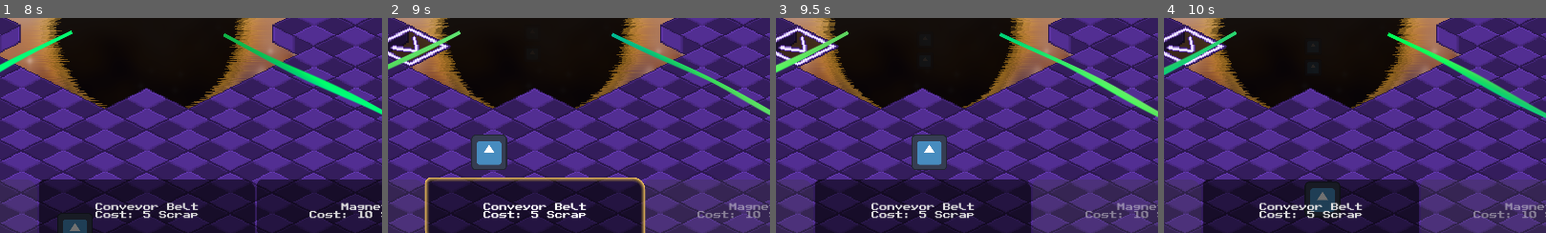
Above: before the commit, frames 1-4 (left to right).
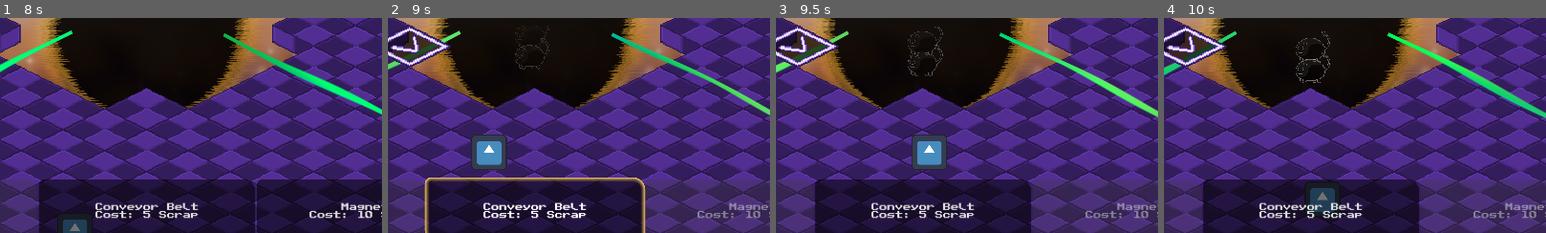
Above: after the commit, the same moments.

Repository: jkostello/Godot-Wild-Jam-69
Game: Godot game, scene res://UI/start_menu.tscn
The game is run twice, just before and just after one commit, with the same random seed, the same clock (stepped at 60 frames per second) and the same inputs. The engine's default icon, where the game draws it, is replaced by a stand-in: a white triangle on a blue panel in a dark square. Sound files missing from this copy of the repository are replaced by a short silence.
Inputs (mouse positions are % of the whole screen's width and height, from its top left):
- Up to frame 1 (8 s): click "Start" at 0.5 s; click "Start" at 1.25 s; tap Enter at 2 s; move the mouse to (72, 45) at 2.02 s; hold D (right) 2.03-2.78 s; tap Space (deselect) at 2.1, 6.6 s; click (72, 45) at 2.17 s; move the mouse to (30, 55) at 2.77 s; hold S (down) 2.78-3.53 s; tap R (rotate) at 2.85, 7.35 s; move the mouse to (60, 28) at 3.52 s; hold D (right) 3.53-4.28 s; tap 1 (select_structure_1) at 3.6 s; move the mouse to (45, 70) at 4.27 s; hold W (up) 4.28-5.03 s; tap 2 (select_structure_2) at 4.35 s; click (45, 70) at 4.42 s; move the mouse to (80, 65) at 5.02 s; hold A (left) 5.03-6.53 s; tap 3 (select_structure_3) at 5.1 s; move the mouse to (20, 35) at 5.77 s; tap 0 at 5.85 s; move the mouse to (55, 50) at 6.52 s; hold S (down) 6.53-7.28 s; click (55, 50) at 6.67 s; move the mouse to (35, 25) at 7.27 s; hold D (right) from 7.28 s (still down)
- Up to frame 2 (9 s): move the mouse to (72, 45) at 8.02 s; release D (right) at 8.03 s; hold W (up) 8.03-8.78 s; tap 1 (select_structure_1) at 8.1 s; move the mouse to (30, 55) at 8.77 s; hold D (right) from 8.78 s (still down); tap 2 (select_structure_2) at 8.85 s; click (30, 55) at 8.92 s
- Up to frame 3 (9.5 s): keep holding D (right)
- Up to frame 4 (10 s): move the mouse to (60, 28) at 9.52 s; release D (right) at 9.53 s; hold S (down) from 9.53 s (still down); tap 3 (select_structure_3) at 9.6 s
The pictures show only the part of the screen within x 31-81%, y 48-98%; the shares and areas given below are measured in that part.

Frame 1 is identical in both runs. In frame 2, 0.5% of the frame differs, in the area x 2-43%, y 3-24%; in frame 3, 0.6%, in the area x 2-44%, y 4-28%; in frame 4, 0.5%.
Error in both runs: Cannot call method 'change_scene_to_file' on a null value. (res://UI/start_menu.gd:24)

Commit message:
animations
the enemy
the enemy
the enemy
the enemy
the enemy
the enemy
the enemy
the enemy
the enemy
the enemy
the enemy
the enemy
the enemy
the enemy
the enemy
the enemy
the enemy
the enemy
the enemy
the enemy
the enemy
the enemy
the enemy

Diff:
--- a/enemy.gd
+++ b/enemy.gd
@@ -17,6 +17,7 @@
 
 func _ready():
 	player = get_tree().get_first_node_in_group("Player")
+	$AnimationPlayer.play("enemy_waddle")
 
 
 func takeDMG(dmg): #Take damage
--- a/enemy.tscn
+++ b/enemy.tscn
@@ -1,7 +1,7 @@
-[gd_scene load_steps=7 format=3 uid="uid://c1agteb2lcosr"]
+[gd_scene load_steps=9 format=3 uid="uid://c1agteb2lcosr"]
 
 [ext_resource type="Script" path="res://enemy.gd" id="1_2offh"]
-[ext_resource type="Texture2D" uid="uid://bx5dvtc0m5646" path="res://icon.svg" id="1_k5c3l"]
+[ext_resource type="Texture2D" uid="uid://cdox67838s1t4" path="res://sprites/ENEMY1-Sheet.png" id="2_i6n2f"]
 [ext_resource type="AudioStream" uid="uid://bljvct71g3gfy" path="res://enemydie.wav" id="3_lkms4"]
 [ext_resource type="AudioStream" uid="uid://baw8v1xbohdqb" path="res://enemyattack.wav" id="3_xrptl"]
 
@@ -11,12 +11,40 @@
 [sub_resource type="CircleShape2D" id="CircleShape2D_r0t7i"]
 radius = 43.0
 
+[sub_resource type="Animation" id="Animation_dog7l"]
+resource_name = "enemy_waddle"
+length = 0.4
+loop_mode = 1
+tracks/0/type = "value"
+tracks/0/imported = false
+tracks/0/enabled = true
+tracks/0/path = NodePath("Icon:frame")
+tracks/0/interp = 1
+tracks/0/loop_wrap = true
+tracks/0/keys = {
+"times": PackedFloat32Array(0.1, 0.2, 0.3, 0.4),
+"transitions": PackedFloat32Array(1, 1, 1, 1),
+"update": 1,
+"values": [0, 1, 2, 3]
+}
+
+[sub_resource type="AnimationLibrary" id="AnimationLibrary_43k2c"]
+_data = {
+"enemy_waddle": SubResource("Animation_dog7l")
+}
+
 [node name="Enemy" type="CharacterBody2D"]
 modulate = Color(1, 1, 1, 0)
 collision_layer = 4
 collision_mask = 69
 motion_mode = 1
 script = ExtResource("1_2offh")
+
+[node name="Icon" type="Sprite2D" parent="."]
+scale = Vector2(0.475, 0.475)
+texture = ExtResource("2_i6n2f")
+hframes = 4
+frame = 1
 
 [node name="CollisionShape2D" type="CollisionShape2D" parent="."]
 shape = SubResource("CircleShape2D_3psbd")
@@ -36,11 +64,6 @@
 shape = SubResource("CircleShape2D_r0t7i")
 debug_color = Color(0.945098, 0.239216, 0, 0.231373)
 
-[node name="Icon" type="Sprite2D" parent="."]
-modulate = Color(0.258824, 0.254902, 0.254902, 1)
-scale = Vector2(0.475, 0.475)
-texture = ExtResource("1_k5c3l")
-
 [node name="Line2D" type="Line2D" parent="."]
 points = PackedVector2Array(0, 0, 0, 0)
 default_color = Color(0, 0, 0, 1)
@@ -57,5 +80,10 @@
 volume_db = -15.0
 bus = &"SFX"
 
+[node name="AnimationPlayer" type="AnimationPlayer" parent="."]
+libraries = {
+"": SubResource("AnimationLibrary_43k2c")
+}
+
 [connection signal="finished" from="Attack" to="." method="_on_attack_finished"]
 [connection signal="finished" from="Die" to="." method="_on_die_finished"]
--- a/magnet.tscn
+++ b/magnet.tscn
@@ -50,6 +50,7 @@
 script = ExtResource("2_e8j82")
 
 [node name="Sprite2D" parent="." index="0"]
+z_index = 1
 position = Vector2(0, -101)
 texture = ExtResource("2_8qygx")
 hframes = 9
--- a/structure_handler.gd
+++ b/structure_handler.gd
@@ -190,6 +190,8 @@
 
 func createStruct(struct):
 	Structures.append(struct)
+	for s in Structures:
+		s.z_index = s.position.y
 	get_tree().current_scene.add_child(struct)
 	struct.position = coords
 	endBuild()
--- a/turret.gd
+++ b/turret.gd
@@ -5,7 +5,7 @@
 @onready var player = get_node("/root/Level/Player")
 @onready var handler = get_node("/root/Level/CanvasLayer/structure_handler")
 
-@export var dmg := 1
+@export var dmg : float = 1.0
 @export var range := 700
 @export var cd := 0.5
 @export var durability := 10.0
@@ -61,7 +61,7 @@
 	laserAlpha = 1
 	nearestEnemy.takeDMG(dmg)
 	$laserSound.play()
-	laser.points[1] = to_local(Vector2(nearestEnemy.position.x,nearestEnemy.position.y))
+	laser.points[1] = to_local(Vector2(nearestEnemy.position.x,nearestEnemy.position.y+100))
 	primed = false
 	coolDown()
 
--- a/turret.tscn
+++ b/turret.tscn
@@ -31,10 +31,11 @@
 }
 
 [node name="Structure" instance=ExtResource("1_odcfn")]
+z_index = 1
 script = ExtResource("2_eq845")
-dmg = 1
-range = 200
-cd = 1.0
+dmg = 0.5
+range = 300
+cd = 0.2
 durability = 10.0
 
 [node name="Sprite2D" parent="." index="0"]
Binary file added: sprites/ENEMY1-Sheet.png
Not shown, added: sprites/ENEMY1-Sheet.png.import
